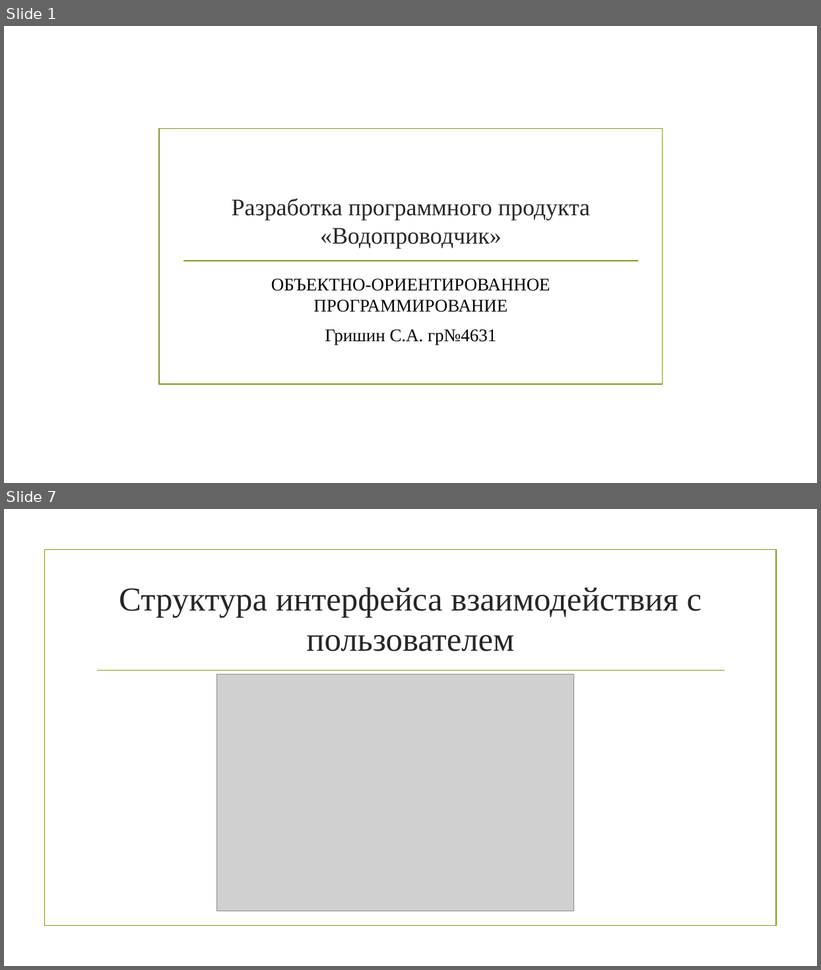
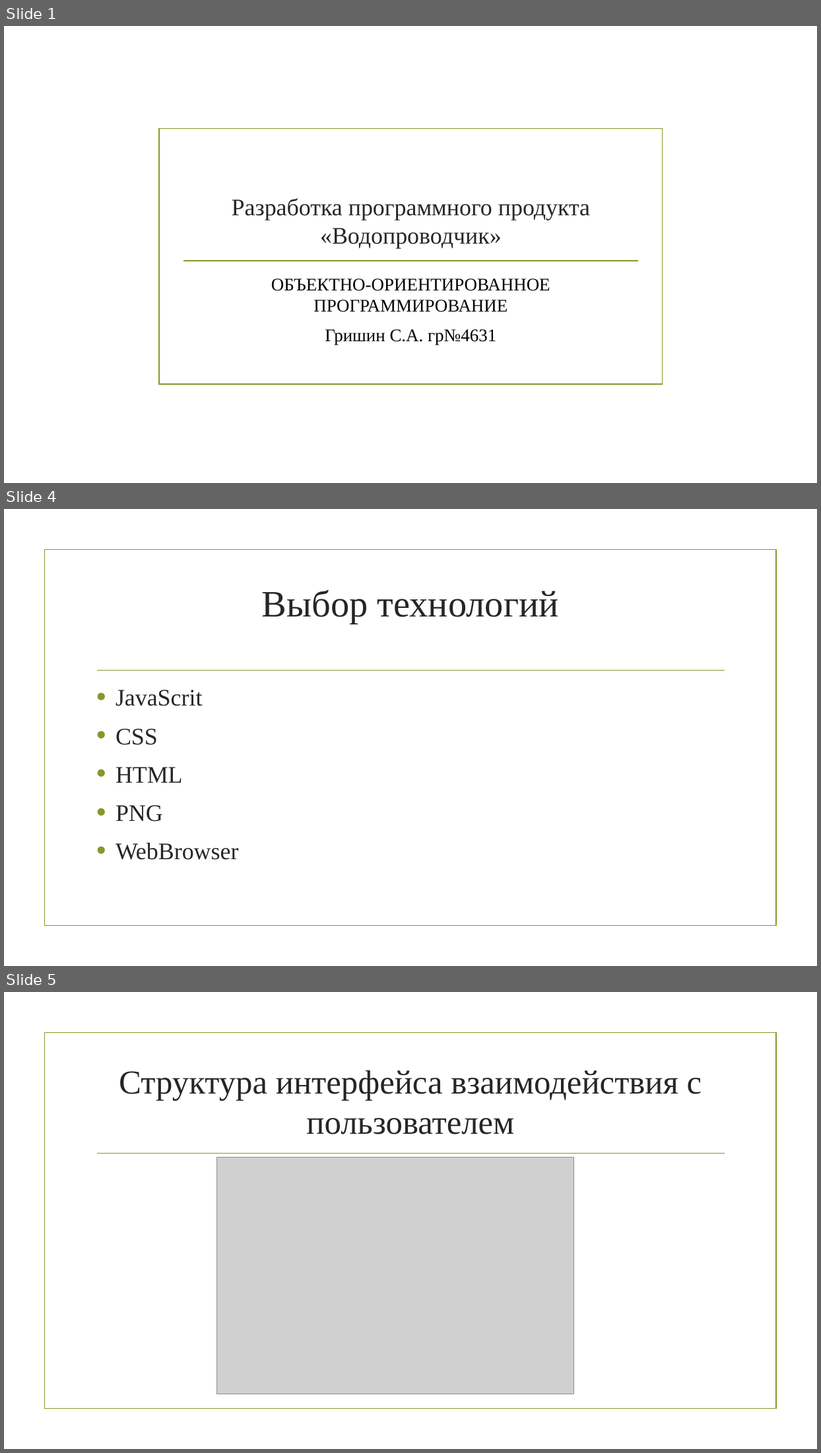
Before and after one commit to gitGUAP/Sem5, a slide deck: OOP/pres.pptx. Shown one above the other, each under a label of ours: slides 1 and 7 before the commit, slides 1, 4 and 5 after it; the slides between them are not shown. The pictures are 821x970 and 821x1453 pixels, drawn with LibreOffice and Linux fonts; fonts in the diff are those of the drawing; grey boxes stand for pictures; background and template pictures are left out. Boxes give left, top, right and bottom in pixels: in the first picture for what was removed or moved away, otherwise in the second. Text is boxed around its words. In the diff, an @@ line names an element or a change of style, - is before the commit and + after.

```diff
--- a/OOP/pres.pptx
+++ b/OOP/pres.pptx
@@ slide 4 added at <box>4,509,817,966</box>, background picture (left out); not listed: 2 template elements that a slide beside it also shows @@
@@ title added at <box>262,590,559,624</box>, 44 pt, text #262626 @@
+Выбор технологий
@@ text added at <box>116,690,238,860</box>, 28 pt, text #262626 @@
+• JavaScrit
+• CSS
+• HTML
+• PNG
+• WebBrowser
@@ what was slide 7 is now slide 5 @@
```
Also in this commit, not shown: 6 slides changed, 2 other slides added, 6 slides removed, 2 other files.
